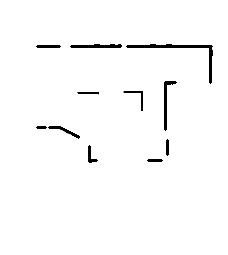
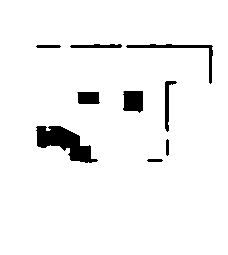
Two versions of the same layered image (228x255). Layer-by-layer changes:
painted on "Layer" over bbox(36, 81, 169, 163)